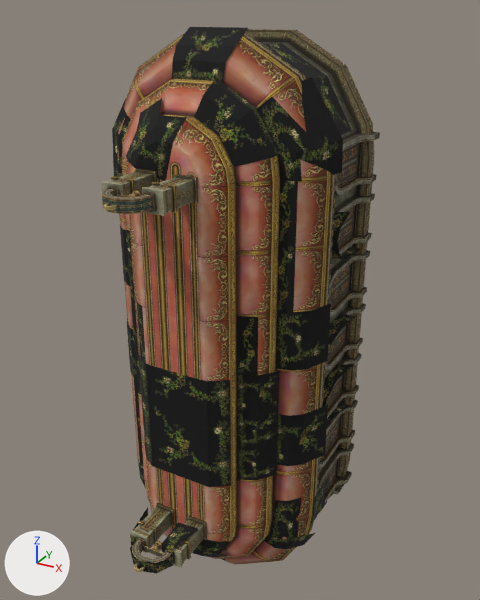
The OBJ model sceneobjs/zhucheng_yewai_291/zhucheng_yewai_291_jiaotang_01.obj: old version first, new version second.
Rendered twice from a 50 mm camera at (1116.0, -2238.0, 1190.0) aimed at (61.0, -320.0, 231.0). The lights are fixed; the arrows at lower left show +X, +Y and +Z. Where no turn or scale is listed for an object, it has been applied to the vertices. Vertices at the same position are counted once.

Before the edit, the objects in view are built like this:
```python
ob_zhucheng_yewai_291_jiaotang_01 = bpy.data.objects.new('zhucheng_yewai_291_jiaotang_01', me_zhucheng_yewai_291_jiaotang_01)
ob_zhucheng_yewai_291_jiaotang_01.location = (0.0, 0.0, 0.0)
```
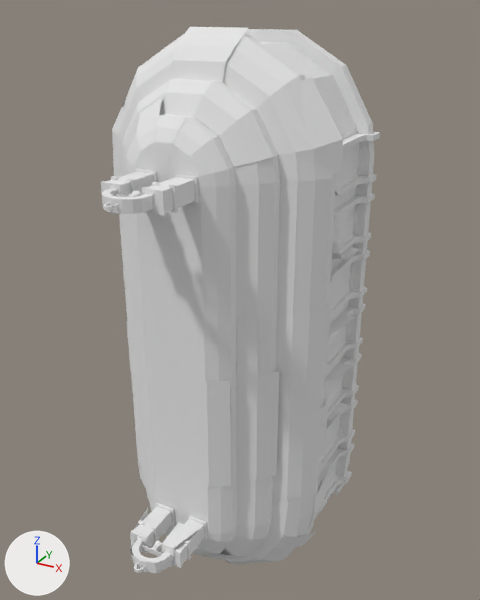
Where the change shows, as pixel boxes [x1, y1, x2, y2] in the pictures (480 x 600 px):
part 1 of me_zhucheng_yewai_291_jiaotang_01, recoloured
    both: [318, 132, 380, 512]
part 2 of me_zhucheng_yewai_291_jiaotang_01, recoloured
    both: [319, 129, 357, 474]
part 3 of me_zhucheng_yewai_291_jiaotang_01, recoloured (brown to grey)
    both: [244, 29, 374, 533]
part 4 of me_zhucheng_yewai_291_jiaotang_01, recoloured (brown to grey)
    both: [122, 80, 275, 559]
part 5 of me_zhucheng_yewai_291_jiaotang_01, recoloured (brown to grey)
    both: [126, 118, 232, 542]
part 6 of me_zhucheng_yewai_291_jiaotang_01, recoloured (brown to grey)
    both: [118, 34, 332, 565]
part 7 of me_zhucheng_yewai_291_jiaotang_01, recoloured
    both: [110, 42, 357, 554]
part 8 of me_zhucheng_yewai_291_jiaotang_01, recoloured (brown to white)
    both: [101, 169, 207, 568]
part 9 of me_zhucheng_yewai_291_jiaotang_01, recoloured (brown to white)
    both: [102, 187, 173, 573]
part 10 of me_zhucheng_yewai_291_jiaotang_01, recoloured (black to grey)
    both: [112, 42, 343, 549]
part 11 of me_zhucheng_yewai_291_jiaotang_01, recoloured (black to grey)
    both: [120, 27, 352, 564]
part 12 of me_zhucheng_yewai_291_jiaotang_01, recoloured (black to grey)
    both: [130, 180, 361, 574]

Patch to the scene script:
```diff
--- a/sceneobjs/zhucheng_yewai_291/zhucheng_yewai_291_jiaotang_01.obj.py
+++ b/sceneobjs/zhucheng_yewai_291/zhucheng_yewai_291_jiaotang_01.obj.py
@@ mat_material_3_1 @@
+mat_material_3_1 = principled_material('material_3')
+mat_material_3_1.base_color = (0.8, 0.8, 0.8)  # white #e7e7e7
+mat_material_3_1.roughness = 1.0
@@ mat_material_2_1 @@
+mat_material_2_1 = principled_material('material_2')
+mat_material_2_1.base_color = (0.8, 0.8, 0.8)  # white #e7e7e7
+mat_material_2_1.roughness = 1.0
@@ mat_material_5_1 @@
+mat_material_5_1 = principled_material('material_5')
+mat_material_5_1.base_color = (0.8, 0.8, 0.8)  # white #e7e7e7
+mat_material_5_1.roughness = 1.0
@@ mat_material_10_1 @@
+mat_material_10_1 = principled_material('material_10')
+mat_material_10_1.base_color = (0.8, 0.8, 0.8)  # white #e7e7e7
+mat_material_10_1.roughness = 1.0
@@ mat_material_7_1 @@
+mat_material_7_1 = principled_material('material_7')
+mat_material_7_1.base_color = (0.8, 0.8, 0.8)  # white #e7e7e7
+mat_material_7_1.roughness = 1.0
@@ mat_material_15_1 @@
+mat_material_15_1 = principled_material('material_15')
+mat_material_15_1.base_color = (0.8, 0.8, 0.8)  # white #e7e7e7
+mat_material_15_1.roughness = 1.0
@@ mat_material_14_1 @@
+mat_material_14_1 = principled_material('material_14')
+mat_material_14_1.base_color = (0.8, 0.8, 0.8)  # white #e7e7e7
+mat_material_14_1.roughness = 1.0
@@ mat_material_1_1 @@
+mat_material_1_1 = principled_material('material_1')
+mat_material_1_1.base_color = (0.8, 0.8, 0.8)  # white #e7e7e7
+mat_material_1_1.roughness = 1.0
@@ mat_material_8_1 @@
+mat_material_8_1 = principled_material('material_8')
+mat_material_8_1.base_color = (0.8, 0.8, 0.8)  # white #e7e7e7
+mat_material_8_1.roughness = 1.0
@@ mat_material_6_1 @@
+mat_material_6_1 = principled_material('material_6')
+mat_material_6_1.base_color = (0.8, 0.8, 0.8)  # white #e7e7e7
+mat_material_6_1.roughness = 1.0
@@ mat_material_4_1 @@
+mat_material_4_1 = principled_material('material_4')
+mat_material_4_1.base_color = (0.8, 0.8, 0.8)  # white #e7e7e7
+mat_material_4_1.roughness = 1.0
@@ mat_material_13_1 @@
+mat_material_13_1 = principled_material('material_13')
+mat_material_13_1.base_color = (0.8, 0.8, 0.8)  # white #e7e7e7
+mat_material_13_1.roughness = 1.0
@@ me_zhucheng_yewai_291_jiaotang_01 @@
 me_zhucheng_yewai_291_jiaotang_01.from_pydata(...)  # 3362 vertices, 4814 faces; spans x -433.0..439.0, y -931.0..4.0, z -1121.0..1136.0
-me_zhucheng_yewai_291_jiaotang_01.materials.append(mat_material_11)  # picture img_zhucheng_yewai_291_zhuzi_02_1_png
-me_zhucheng_yewai_291_jiaotang_01.materials.append(mat_material_12)  # picture img_zhucheng_yewai_291_junshiting_02_04_png
+# me_zhucheng_yewai_291_jiaotang_01 part 1: all 2160 faces that had it switch from mat_material_1 (picture img_zhucheng_yewai_291_jiaotang_01_1_png) to mat_material_1_1 (white #e7e7e7)
+# me_zhucheng_yewai_291_jiaotang_01 part 2: all 48 faces that had it switch from mat_material_2 (picture img_zhucheng_yewai_291_jiaotang_01_2_png) to mat_material_2_1 (white #e7e7e7)
+# me_zhucheng_yewai_291_jiaotang_01 part 3: all 273 faces that had it switch from mat_material_3 (picture img_zhucheng_yewai_291_jiaotang_01_3_png) to mat_material_3_1 (white #e7e7e7)
+# me_zhucheng_yewai_291_jiaotang_01 part 4: all 118 faces that had it switch from mat_material_4 (picture img_zhucheng_yewai_291_jiaotang_01_4_png) to mat_material_4_1 (white #e7e7e7)
+# me_zhucheng_yewai_291_jiaotang_01 part 5: all 128 faces that had it switch from mat_material_5 (picture img_zhucheng_yewai_291_jiaotang_01_5_png) to mat_material_5_1 (white #e7e7e7)
+# me_zhucheng_yewai_291_jiaotang_01 part 6: all 260 faces that had it switch from mat_material_6 (picture img_zhucheng_yewai_291_jiaotang_01_6_png) to mat_material_6_1 (white #e7e7e7)
+# me_zhucheng_yewai_291_jiaotang_01 part 7: all 110 faces that had it switch from mat_material_7 (picture img_zhucheng_yewai_291_jiaotang_01_7_png) to mat_material_7_1 (white #e7e7e7)
+# me_zhucheng_yewai_291_jiaotang_01 part 8: all 480 faces that had it switch from mat_material_8 (picture img_zhucheng_yewai_291_jiaotang_01_8_png) to mat_material_8_1 (white #e7e7e7)
+# me_zhucheng_yewai_291_jiaotang_01 part 9: all 368 faces that had it switch from mat_material_10 (picture img_zhucheng_yewai_291_junshiting_02_09_png) to mat_material_10_1 (white #e7e7e7)
+# me_zhucheng_yewai_291_jiaotang_01 part 10: all 87 faces that had it switch from mat_material_13 (picture img_zhucheng_yewai_291_hebinzhiwu_01_png) to mat_material_13_1 (white #e7e7e7)
+# me_zhucheng_yewai_291_jiaotang_01 part 11: all 130 faces that had it switch from mat_material_14 (picture img_zhucheng_yewai_291_hebinzhiwu_02_png) to mat_material_14_1 (white #e7e7e7)
+# me_zhucheng_yewai_291_jiaotang_01 part 12: all 120 faces that had it switch from mat_material_15 (picture img_zhucheng_yewai_291_hebinzhiwu_03_png) to mat_material_15_1 (white #e7e7e7)
+me_zhucheng_yewai_291_jiaotang_01.materials.append(mat_material_11_1)  # white #e7e7e7
+me_zhucheng_yewai_291_jiaotang_01.materials.append(mat_material_12_1)  # white #e7e7e7
```
